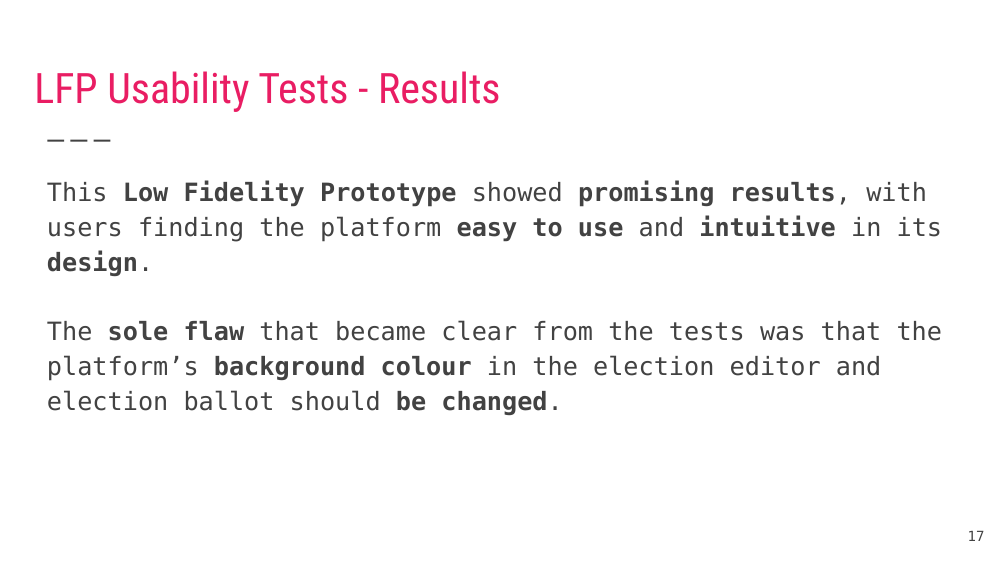
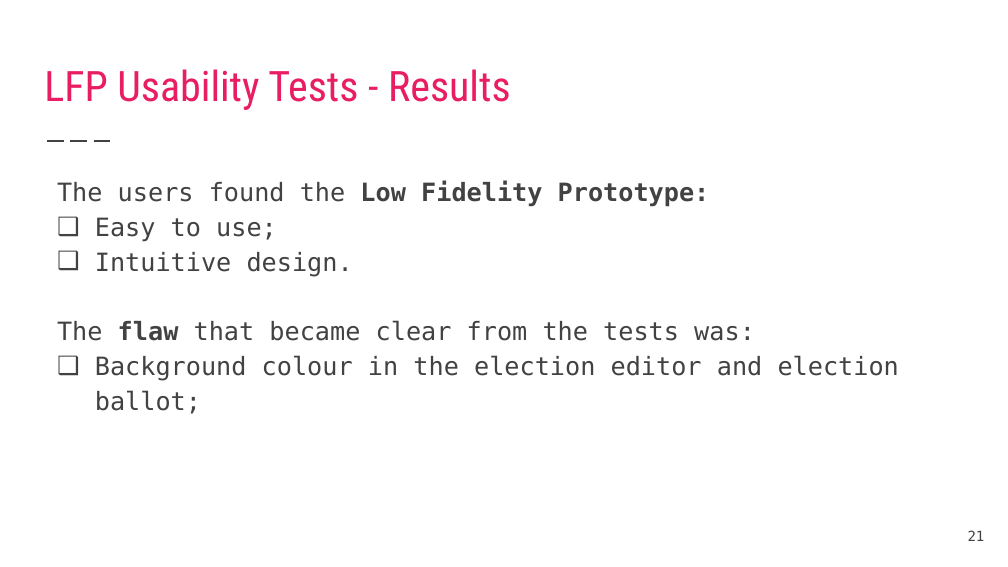
Before and after one commit to DavidAraujo98/ElectRight, a slide deck: slide 21 of documentation/IHC_Final_Presentation.pptx (slide 17 before the commit). Drawn at 1008x567 pixels with LibreOffice and Linux fonts; fonts in the diff are those of the drawing. Boxes give left, top, right and bottom in pixels: in the first picture for what was removed or moved away, otherwise in the second. Text is boxed around its words. In the diff, an @@ line names an element or a change of style, - is before the commit and + after.

```diff
--- a/documentation/IHC_Final_Presentation.pptx
+++ b/documentation/IHC_Final_Presentation.pptx
@@ title "LFP Usability Tests - Results" moved from (x1=34, y1=71, x2=501, y2=112) to (x1=44, y1=69, x2=511, y2=110) @@
@@ text at (x1=57, y1=180, x2=899, y2=414): text changed @@
-This Low Fidelity Prototype showed promising results, with users finding the platform easy to use and intuitive in its design.
-The sole flaw that became clear from the tests was that the platform’s background colour in the election editor and election ballot should be changed.
+The users found the Low Fidelity Prototype:
+❑ Easy to use;
+❑ Intuitive design.
+The flaw that became clear from the tests was:
+❑ Background colour in the election editor and election ballot;
@@ page number at (x1=968, y1=530, x2=985, y2=541): text changed @@
-17
+21
```
Also in this commit, not shown: 22 other slides changed, 10 slides added, 2 slides removed, 20 other files.
